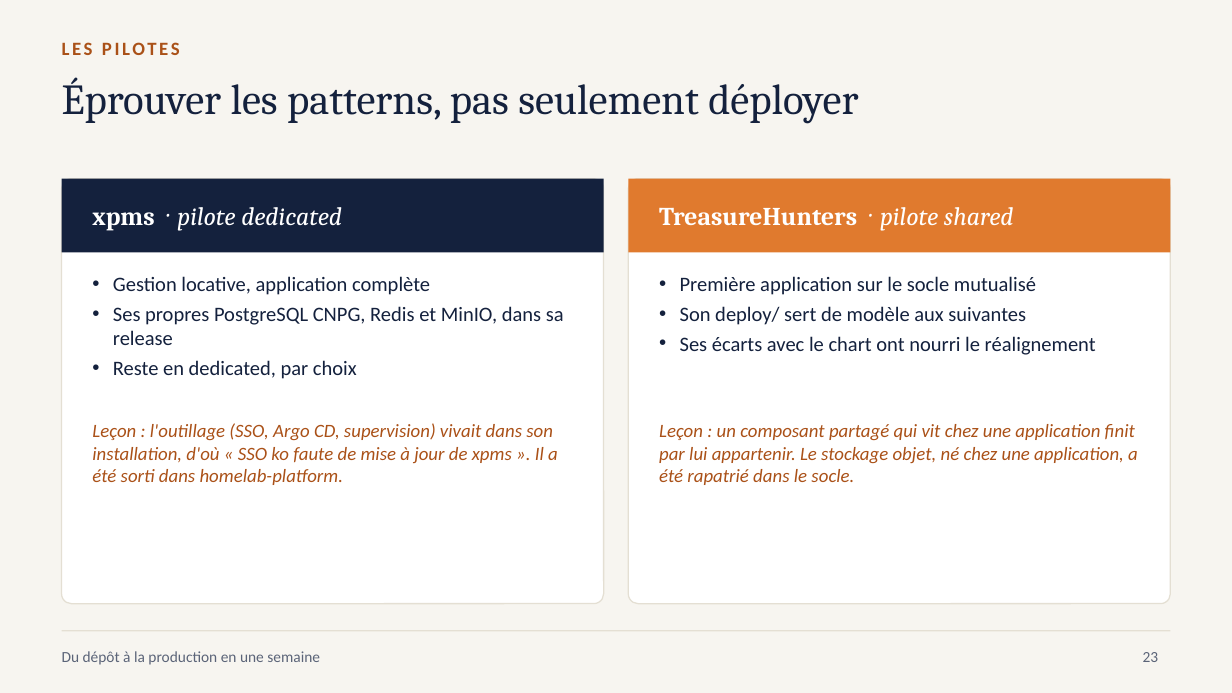
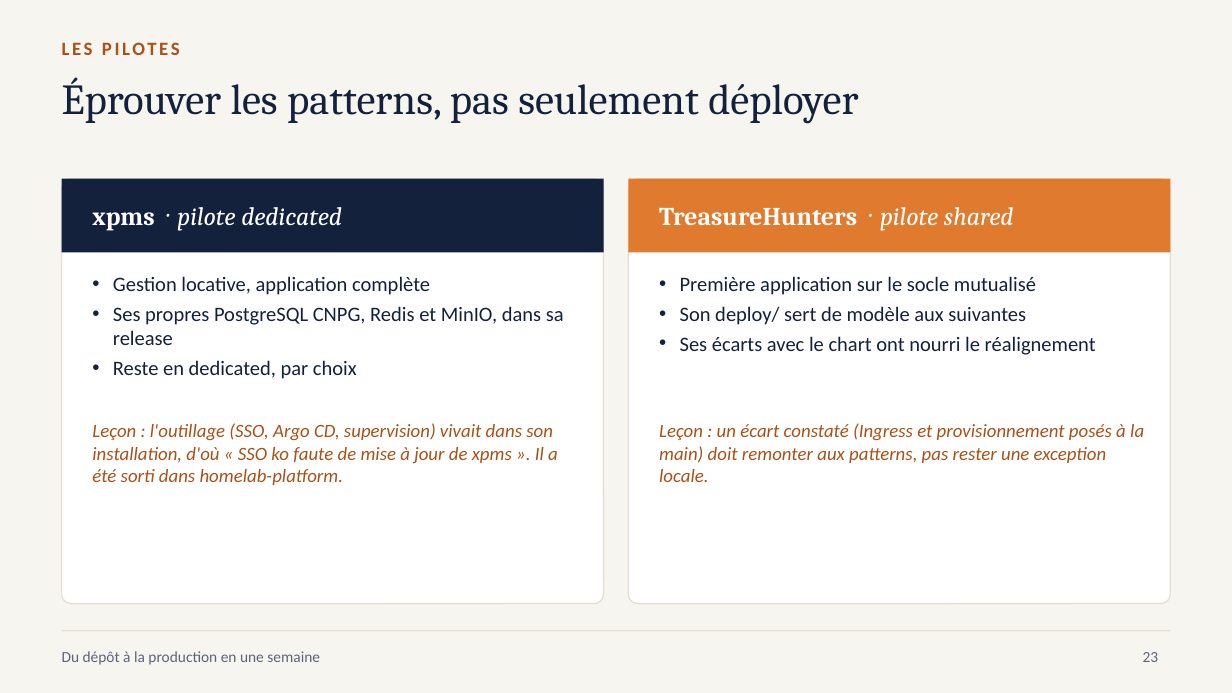
Before and after one commit to hseb72/prolearning, a slide deck: slide 23 of docs/presentations/socle-et-patterns.pptx. Drawn at 1232x693 pixels with LibreOffice and Linux fonts; fonts in the diff are those of the drawing. Boxes give left, top, right and bottom in pixels: in the first picture for what was removed or moved away, otherwise in the second. Text is boxed around its words. In the diff, an @@ line names an element or a change of style, - is before the commit and + after.

```diff
--- a/docs/presentations/socle-et-patterns.pptx
+++ b/docs/presentations/socle-et-patterns.pptx
@@ text at <box>659,423,1144,482</box>: text changed @@
-Leçon : un composant partagé qui vit chez une application finit par lui appartenir. Le stockage objet, né chez une application, a été rapatrié dans le socle.
+Leçon : un écart constaté (Ingress et provisionnement posés à la main) doit remonter aux patterns, pas rester une exception locale.
```
Also in this commit, not shown: 3 other files.
